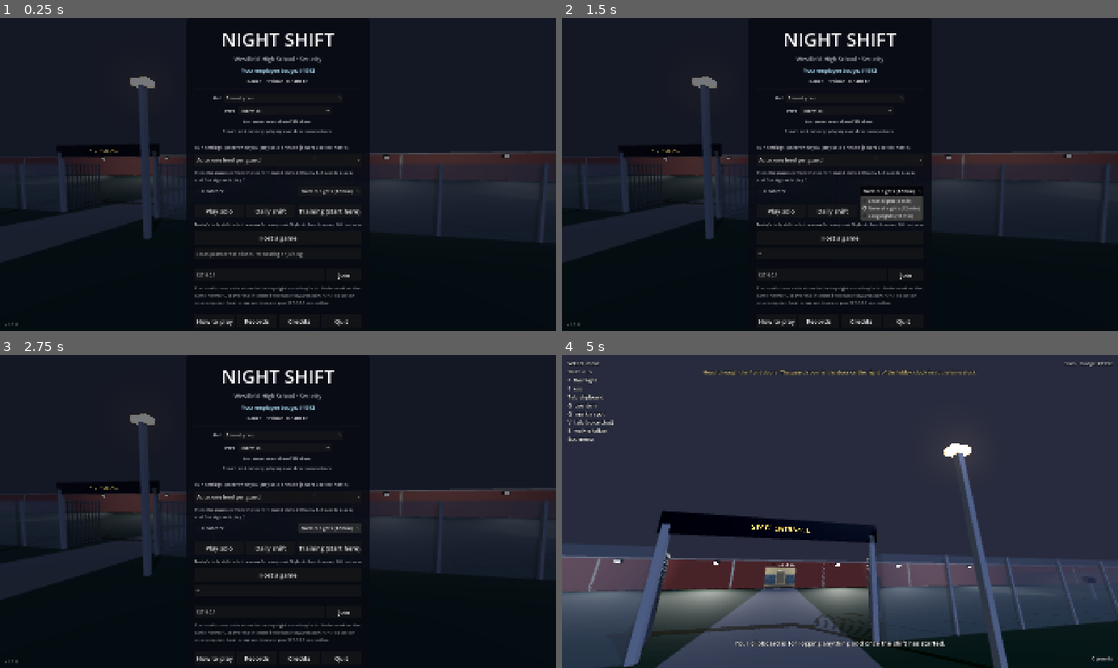
Above: before the commit, frames 1-4 (two rows, left to right).
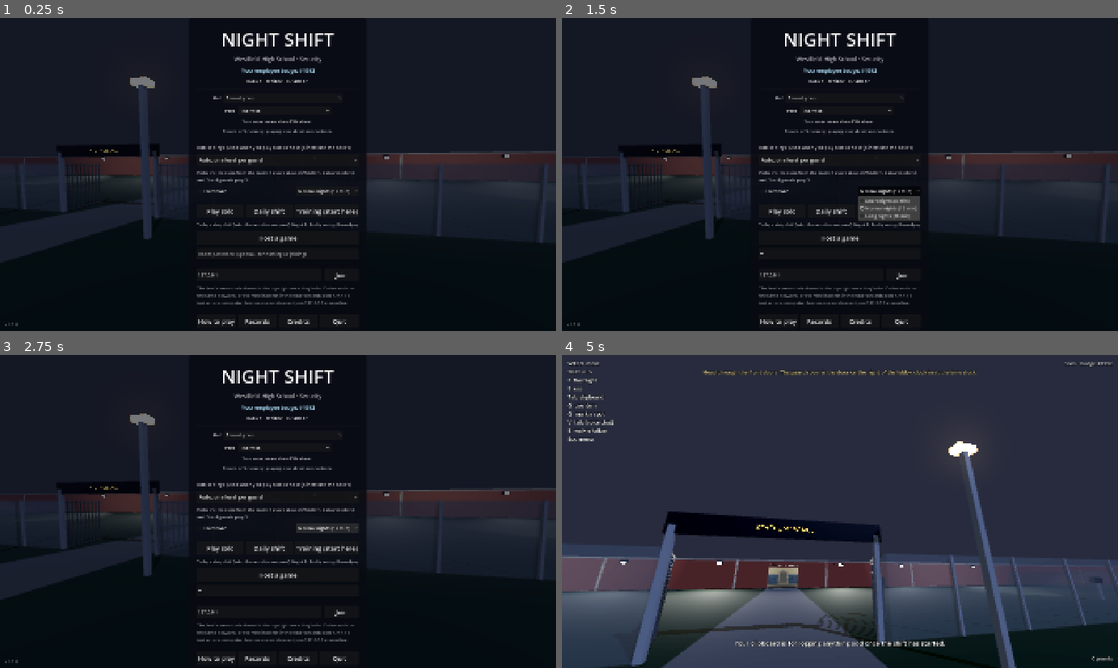
Above: after the commit, the same moments.

Repository: Travis700/Game
Game: Godot game, scene res://scenes/main.tscn
The game is run twice, just before and just after one commit, with the same random seed, the same clock (stepped at 60 frames per second) and the same inputs.
Inputs (mouse positions are in pixels of both pictures, inside the frame that each line leads up to):
- Up to frame 1 (0.25 s): no input
- Up to frame 2 (1.5 s): click (840, 252) at 0.52 s; type "12" at 0.6 s; click "Normal nights (12 min)" at 1.25 s
- Up to frame 3 (2.75 s): click "Normal nights (12 min)" at 2 s
- Up to frame 4 (5 s): click "Play solo" at 2.75 s; tap Enter at 3.5 s; move the mouse to (867, 511) at 3.52 s; hold Tab (clipboard) 3.53-4.28 s; hold W (move_forward) from 3.53 s (still down); click (867, 511) at 3.67 s; move the mouse to (812, 511) at 4.27 s; tap R (compare) at 4.35 s

The runs differ from the first frame. In frame 1, 2.3% of the frame differs, in the area x 33-67%, y 4-99%; in frame 2, 2.3%; in frame 3, 2.2%; in frame 4, 5.9%, in the area x 4-100%, y 27-100%.

Commit message:
Three new shift notes: Camera faults, Lockdown drill, Early start
Co-Authored-By: Claude Opus 5.5 <noreply@anthropic.com>
Claude-Session: https://claude.ai/code/session_015YKvNgaJwTwAVL8wj2PRTQ

Diff:
--- a/scripts/conditions.gd
+++ b/scripts/conditions.gd
@@ -26,6 +26,12 @@
 		"about": "Everything in this school is restless. Monsters move faster."},
 	"hazard_pay": {"name": "Hazard pay", "night": 3,
 		"about": "One more monster than usual tonight, but everyone's pay is half as much again."},
+	"camera_fault": {"name": "Camera faults", "night": 3,
+		"about": "A third of the cameras are down until the engineer comes in the morning. Some things you'll have to check in person."},
+	"drill": {"name": "Lockdown drill", "night": 4,
+		"about": "There's a lockdown drill tonight. When the alarm goes, everything in here takes it seriously."},
+	"early_start": {"name": "Early start", "night": 3,
+		"about": "Nothing's waiting for the small hours tonight: everything will be out by 2 AM."},
 }
 ## How much faster monsters move under a full moon.
 const FULL_MOON_SPEED := 1.15
--- a/scripts/monster_director.gd
+++ b/scripts/monster_director.gd
@@ -235,7 +235,24 @@
 	if number >= LOCKDOWN_FROM_NIGHT:
 		for i in (1 if number < 9 else 2):
 			_lockdown_times.append(randf_range(90.0, 320.0))
-		_lockdown_times.sort()
+	if conditions and conditions.has("drill"):
+		_lockdown_times.append(randf_range(60.0, 300.0))
+	_lockdown_times.sort()
+	# An early start: everything's out by about 2 AM, the latecomer included.
+	if conditions and conditions.has("early_start"):
+		for plan in tonight:
+			plan["at"] = minf(float(plan["at"]) * 0.5, 115.0)
+			plan.erase("late")
+	# Camera faults: a third of the open cameras are dead all night.
+	if conditions and conditions.has("camera_fault"):
+		var open: Array[int] = []
+		for i in cameras.count():
+			if cameras.is_open(i):
+				open.append(i)
+		open.shuffle()
+		for i in open.slice(0, open.size() / 3):
+			_blackouts[i] = INF
+			camera_signal_changed.emit(i, false)
 	_run_history[number] = tonight.map(func(plan: Dictionary) -> String: return plan["kind"])
 	# Moods (and whether a student is real) are settled now, while a daily shift's dice are
 	# still the same for everyone.
Not shown, changed: DESIGN.md
